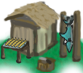
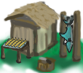
Two versions of the same layered image (83 × 73). Layer-by-layer changes:
painted on "Layer 1" over [0, 48, 83, 73]
